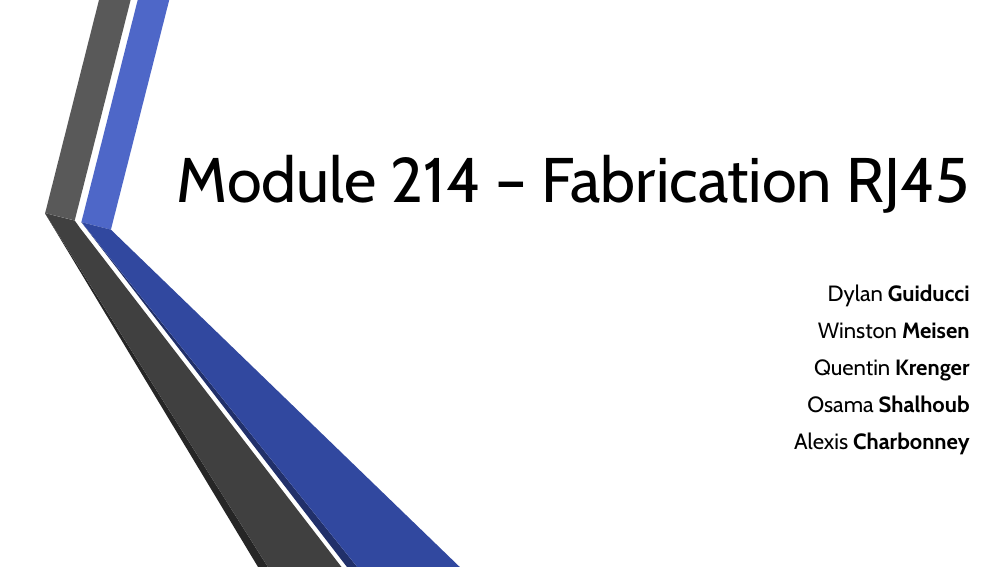
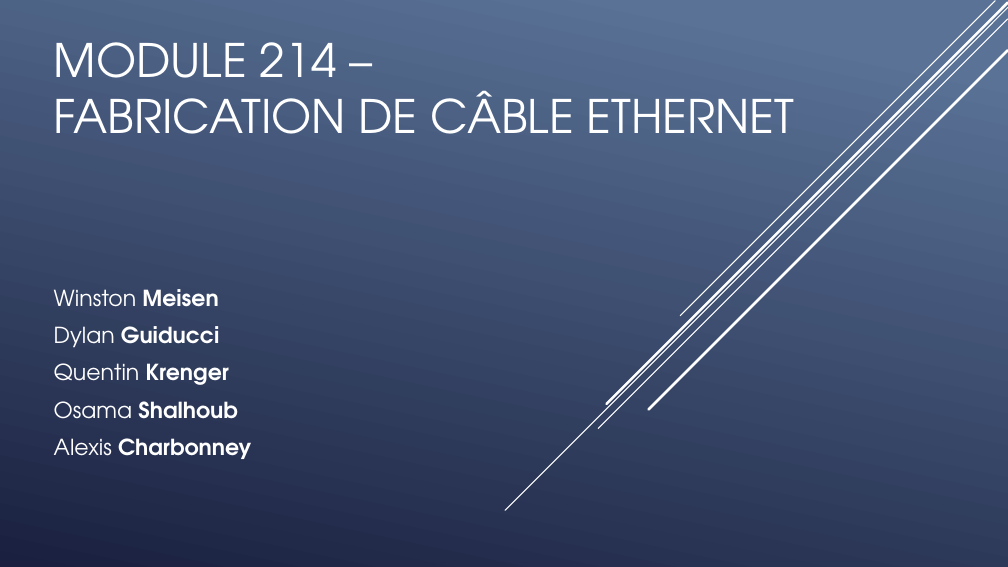
Before and after one commit to QuentinKrg/M214-Ethernet, a slide deck: slide 1 of Module 214 - Fabrication RJ45.pptx. Drawn at 1008x567 pixels with LibreOffice and Linux fonts; fonts in the diff are those of the drawing; background and template pictures are left out. Boxes give left, top, right and bottom in pixels: in the first picture for what was removed or moved away, otherwise in the second. Text is boxed around its words. In the diff, an @@ line names an element or a change of style, - is before the commit and + after.

```diff
--- a/Module 214 - Fabrication RJ45.pptx
+++ b/Module 214 - Fabrication RJ45.pptx
@@ background picture (left out) to gradient #597496 to #1A2040 @@
@@ line added from (1008, 8) to (505, 510), #FFFFFF 1 pt @@
@@ line added from (1008, 19) to (598, 429), #FFFFFF 1 pt @@
@@ line added from (1008, 3) to (606, 404), #FFFFFF 2.5 pt @@
@@ line added from (995, 1) to (681, 316), #FFFFFF 1 pt @@
@@ title at [54,42,794,134]: text changed; size 60 to 44 pt; font Cabin to TeX Gyre Adventor; text colour #000000 to #FFFFFF @@
-Module 214 – Fabrication RJ45
+MODULE 214 –
+FABRICATION DE CÂBLE ETHERNET
@@ line added from (1008, 51) to (649, 410), #FFFFFF 2.5 pt @@
@@ group removed at [45,0,461,567]: 6 freeform shapes @@
@@ subtitle "Winston Meisen": place and size @@
-subtitle "Winston Meisen" at [794,284,970,455]
+subtitle "Winston Meisen" at [54,289,251,459]
@@ subtitle at [54,289,218,307]: paragraph added @@
+Winston Meisen
@@ subtitle at [54,326,251,459]: font Cabin to TeX Gyre Adventor, text colour #000000 to #FFFFFF in "Dylan Guiducci", "Quentin Krenger", "Osama Shalhoub", "Alexis Charbonney"; alignment right to left @@
@@ subtitle at [818,322,970,339]: paragraph removed @@
-Winston Meisen
```
Also in this commit, not shown: 7 other slides changed.
